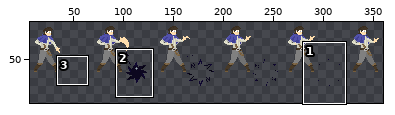
File history of a sprite sheet, Assets/Resources/Characters/Orro/Sprites/orro_nground.png. Above: a wide view before the commit, with the close-up outlined.
Close-up. The starting point:
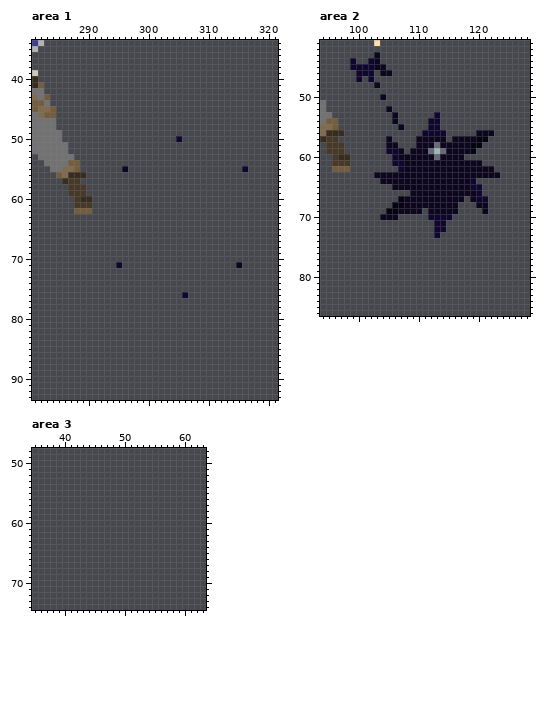
The file is 384x96 pixels. Colours within 5 levels of each other are drawn and written as one. Shown: area 1: x 281..321, y 34..93; area 2: x 94..128, y 41..86; area 3: x 35..63, y 48..74. The wide view leaves out empty margins. The commit also changed other parts of the picture, which this record leaves out.
New version:
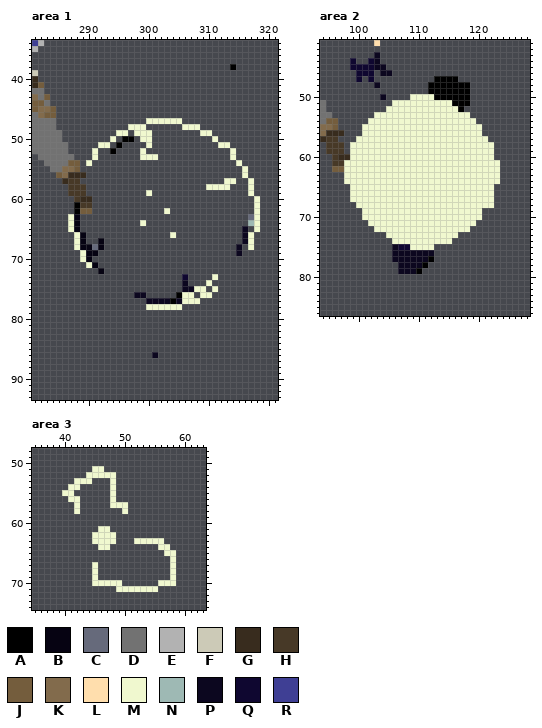
Palette (. is transparent): A #000000  B #060312  C #666a7b  D #727272  E #b2b2b2  F #cccab7  G #382c1e  H #473927  J #745d3d  K #826b4c  L #ffdead  M #f0f8cf  N #9eb9b4  P #0c071f  Q #0f0730  R #3f3f94
Diff:
--- area 1
@@ x 312..316 @@
 37 .....
-38 .....
+38 ..A..
 39 .....
@@ x 281..321 @@
 46 DKJJ.....................................
-47 DDDD.....................................
-48 DDDD.....................................
-49 DDDDD....................................
-50 DDDDD...................Q................
-51 DDDDDD...................................
-52 DDDDDD...................................
-53 .DDDDDD..................................
-54 ..DDDDJJ.................................
-55 ...DDKKJ.......P...................Q.....
-56 ....JKGGG................................
-57 .....GHH.................................
-58 ......HHH................................
-59 ......HHH................................
-60 .......HGG...............................
-61 .......HHH...............................
-62 .......JJJ...............................
-63 .........................................
-64 .........................................
-65 .........................................
-66 .........................................
-67 .........................................
-68 .........................................
-69 .........................................
-70 .........................................
-71 ..............Q...................P......
-72 .........................................
-73 .........................................
-74 .........................................
-75 .........................................
-76 .........................Q...............
-77 .........................................
-78 .........................................
+47 DDDD...............MMMMMM................
+48 DDDD............MMM......MMM.............
+49 DDDDD.........MM.MMM........MM...........
+50 DDDDD........M.AA.MM..........M..........
+51 DDDDDD.....MM.A....M...........MM........
+52 DDDDDD....M..A....M..............M.......
+53 .DDDDDD...M.......MMM............M.......
+54 ..DDDDJJ.M........................M......
+55 ...DDKKJ...........................M.....
+56 ....JKGGG..........................M.....
+57 .....GHH........................MM..M....
+58 ......HHH....................MMMM...M....
+59 ......HHH..........M................M....
+60 .......HGG...........................M...
+61 .......AHH...........................M...
+62 .......AJJ............M..............M...
+63 ......MB............................CM...
+64 ......MB..........M.................NM...
+65 ......MB...........................P.M...
+66 .......MB..............M...........PM....
+67 .......MB..B.......................PM....
+68 .......MBBCB......................P.M....
+69 ........MBB.......................P......
+70 ........MB...............................
+71 .........MB..............................
+72 ...........B.............................
+73 .........................Q....M..........
+74 .........................P...M...........
+75 .........................PPMM.M..........
+76 .................PP.....AMM.MM...........
+77 ...................PPPPAPMMM.............
+78 ...................MMMMMM................
 79 .........................................
@@ x 299..303 @@
 85 .....
-86 .....
+86 ..P..
 87 .....
--- area 2
@@ x 94..128 @@
 46 ......QQQ.PP.......................
-47 ......Q.Q..........................
-48 .........P.........................
-49 ...................................
-50 ..........P........................
-51 D..................................
-52 D..........P.......................
-53 DD..........P......Q...............
-54 DJJ.........P.....QQ...............
-55 KKJ..........P....QQ...............
-56 KGGG.............QQQQ.....PPP......
-57 GHH........P....PPPPP.PPPPBB.......
-58 .HHH.......PP...PPPCPPPPPBB........
-59 .HHH.......QQP.PPPCNCPPPPB.........
-60 ..HGG.......QPPPPPPCPPPP...........
-61 ..HHH.......QQPPPPPPPPPPPPP........
-62 ..JJJ........QPPPPPPPPPPPPPPP......
-63 .........PPPPPPPPPPPPPPPPPPPPP.....
-64 ..........PPPPPPPPPPPPPPPQ.........
-65 ............PPPPPPPPPPPPPQQ........
-66 ...............PPPPPPPPPPPQ........
-67 .............BPPPPPPPPPP.PQQ.......
-68 ............BBPPPPPPPPP...PP.......
-69 ...........BBPPPP.PPPPP....P.......
-70 ..........PPP.....QQQQ.............
-71 ...................QQ..............
-72 ...................QQ..............
-73 ...................Q...............
-74 ...................................
-75 ...................................
-76 ...................................
-77 ...................................
-78 ...................................
-79 ...................................
+47 ......Q.Q..........AAAA............
+48 .........P........AAAAAAA..........
+49 ..................AAAAAAA..........
+50 ..........P....MMMMAAAAAA..........
+51 D...........MMMMMMMMMMAAA..........
+52 D..........MMMMMMMMMMMMA...........
+53 DD.......MMMMMMMMMMMMMMMM..........
+54 DJJ.....MMMMMMMMMMMMMMMMMM.........
+55 KKJ....MMMMMMMMMMMMMMMMMMMM........
+56 KGGG...MMMMMMMMMMMMMMMMMMMM........
+57 GHH...MMMMMMMMMMMMMMMMMMMMMM.......
+58 .HHH.MMMMMMMMMMMMMMMMMMMMMMMM......
+59 .HHH.MMMMMMMMMMMMMMMMMMMMMMMM......
+60 ..HGGMMMMMMMMMMMMMMMMMMMMMMMM......
+61 ..HHMMMMMMMMMMMMMMMMMMMMMMMMMM.....
+62 ..JJMMMMMMMMMMMMMMMMMMMMMMMMMM.....
+63 ....MMMMMMMMMMMMMMMMMMMMMMMMMM.....
+64 ....MMMMMMMMMMMMMMMMMMMMMMMMMM.....
+65 .....MMMMMMMMMMMMMMMMMMMMMMMM......
+66 .....MMMMMMMMMMMMMMMMMMMMMMMM......
+67 .....MMMMMMMMMMMMMMMMMMMMMMMM......
+68 ......MMMMMMMMMMMMMMMMMMMMMMM......
+69 .......MMMMMMMMMMMMMMMMMMMM........
+70 .......MMMMMMMMMMMMMMMMMMMM........
+71 ........MMMMMMMMMMMMMMMMMM.........
+72 .........MMMMMMMMMMMMMMMM..........
+73 ...........MMMMMMMMMMMM............
+74 ............MMMMMMMMMM.............
+75 ............PQQMMMM................
+76 ............PPPPPPP................
+77 ............PPPPPPA................
+78 .............PPPPA.................
+79 .............PPPA..................
 80 ...................................
--- area 3
@@ x 35..63 @@
 50 .............................
-51 .............................
-52 .............................
-53 .............................
-54 .............................
-55 .............................
-56 .............................
-57 .............................
-58 .............................
+51 ..........MM.................
+52 .........MMMMM...............
+53 .......MMM...M...............
+54 ......MM.....M...............
+55 .....MM......M...............
+56 ......MM.....M...............
+57 .......M.....MMM.............
+58 .......M.......M.............
 59 .............................
 60 .............................
-61 .............................
-62 .............................
-63 .............................
-64 .............................
-65 .............................
-66 .............................
-67 .............................
-68 .............................
-69 .............................
-70 .............................
-71 .............................
+61 ...........MM................
+62 ..........MMMM...............
+63 ..........MMMM...MMMMM.......
+64 ...........MM........MM......
+65 ......................MM.....
+66 .......................M.....
+67 ..........M............M.....
+68 ..........M............M.....
+69 ..........M............M.....
+70 ..........MMMMM......MMM.....
+71 ..............MMMMMMM........
 72 .............................
